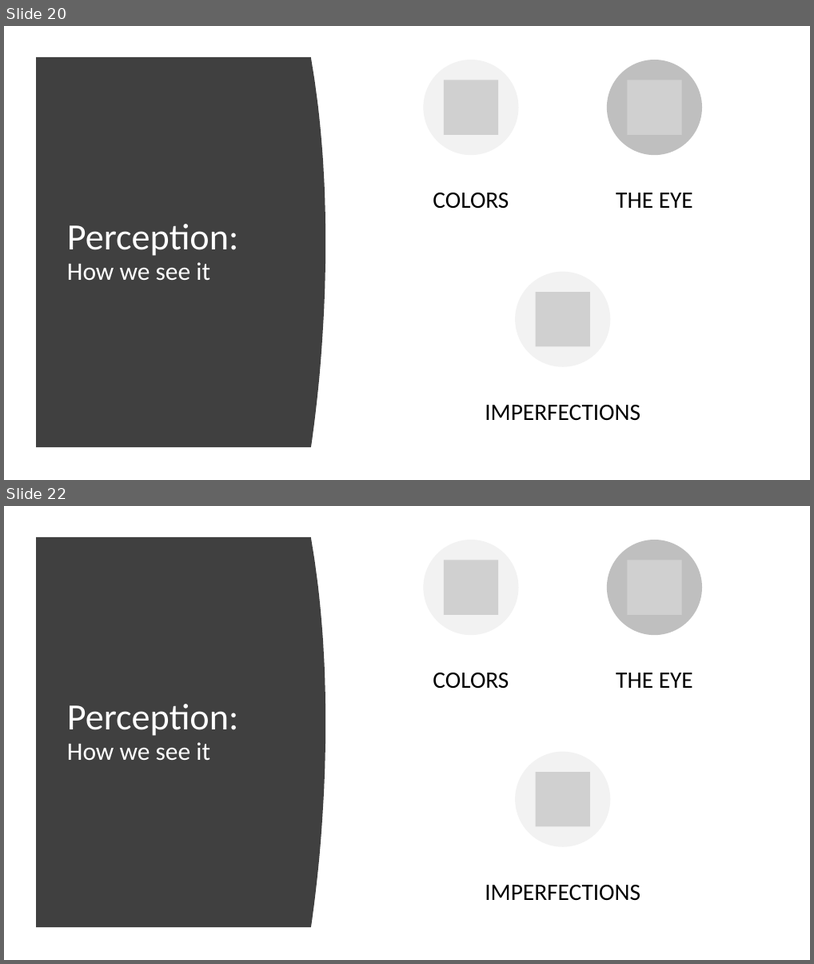
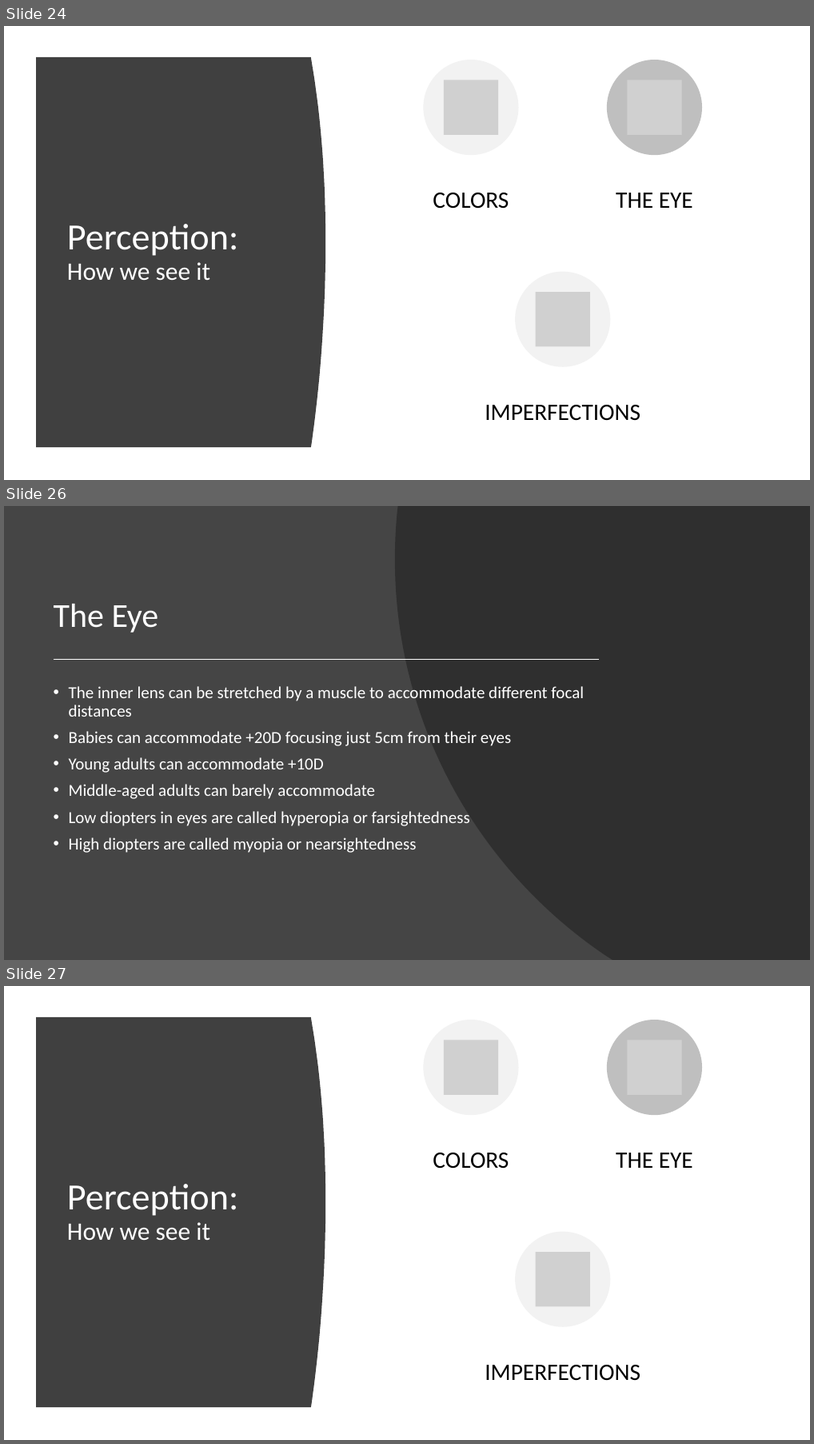
Before and after one commit to beck-peterson/cg2, a slide deck: Computer Graphics Chapter 4 Presentation.pptx. Shown one above the other, each under a label of ours: slides 20 and 22 before the commit, slides 24, 26 and 27 after it; the slides between them are not shown. The pictures are 814x964 and 814x1444 pixels, drawn with LibreOffice and Linux fonts; fonts in the diff are those of the drawing; grey boxes stand for pictures. Boxes give left, top, right and bottom in pixels: in the first picture for what was removed or moved away, otherwise in the second. Text is boxed around its words. In the diff, an @@ line names an element or a change of style, - is before the commit and + after.

```diff
--- a/Computer Graphics Chapter 4 Presentation.pptx
+++ b/Computer Graphics Chapter 4 Presentation.pptx
@@ slide 26 added at <box>4,506,810,960</box>, background #454545 @@
@@ freeform shape added at <box>395,506,810,960</box>, fill #262626 at 70% opacity @@
@@ title added at <box>54,604,159,632</box>, 40 pt, text #FFFFFF @@
+The Eye
@@ line added from (55, 659) to (599, 659), #FFFFFF 1.5 pt @@
@@ text added at <box>69,686,584,852</box>, 20 pt, text #FFFFFF @@
+• The inner lens can be stretched by a muscle to accommodate different focal distances
+• Babies can accommodate +20D focusing just 5cm from their eyes
+• Young adults can accommodate +10D
+• Middle-aged adults can barely accommodate
+• Low diopters in eyes are called hyperopia or farsightedness
+• High diopters are called myopia or nearsightedness
@@ what was slide 20 is now slide 24 @@
@@ what was slide 22 is now slide 27 @@
```
Also in this commit, not shown: 3 slides changed, 11 other slides added, 5 slides removed.
